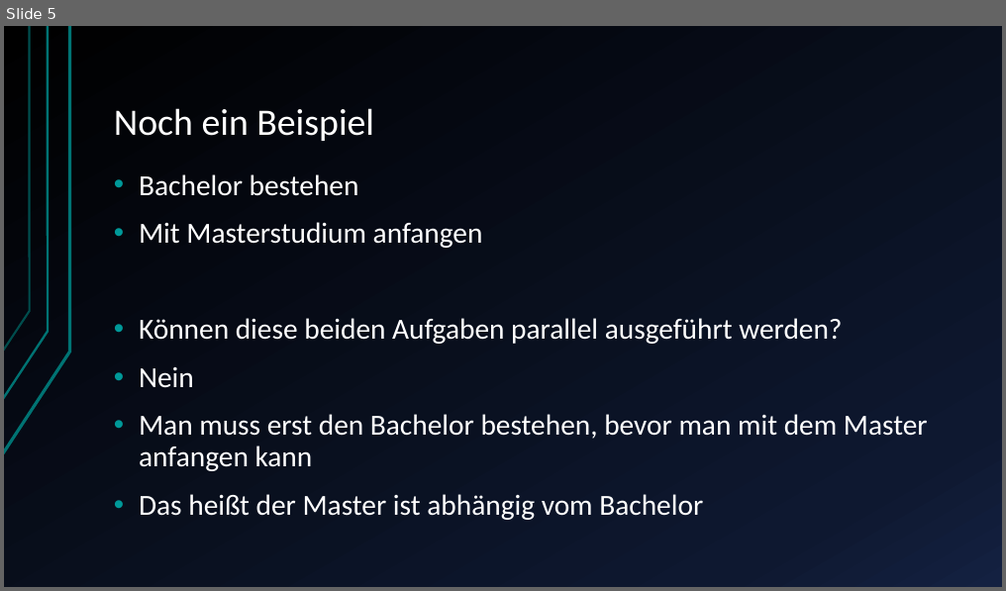
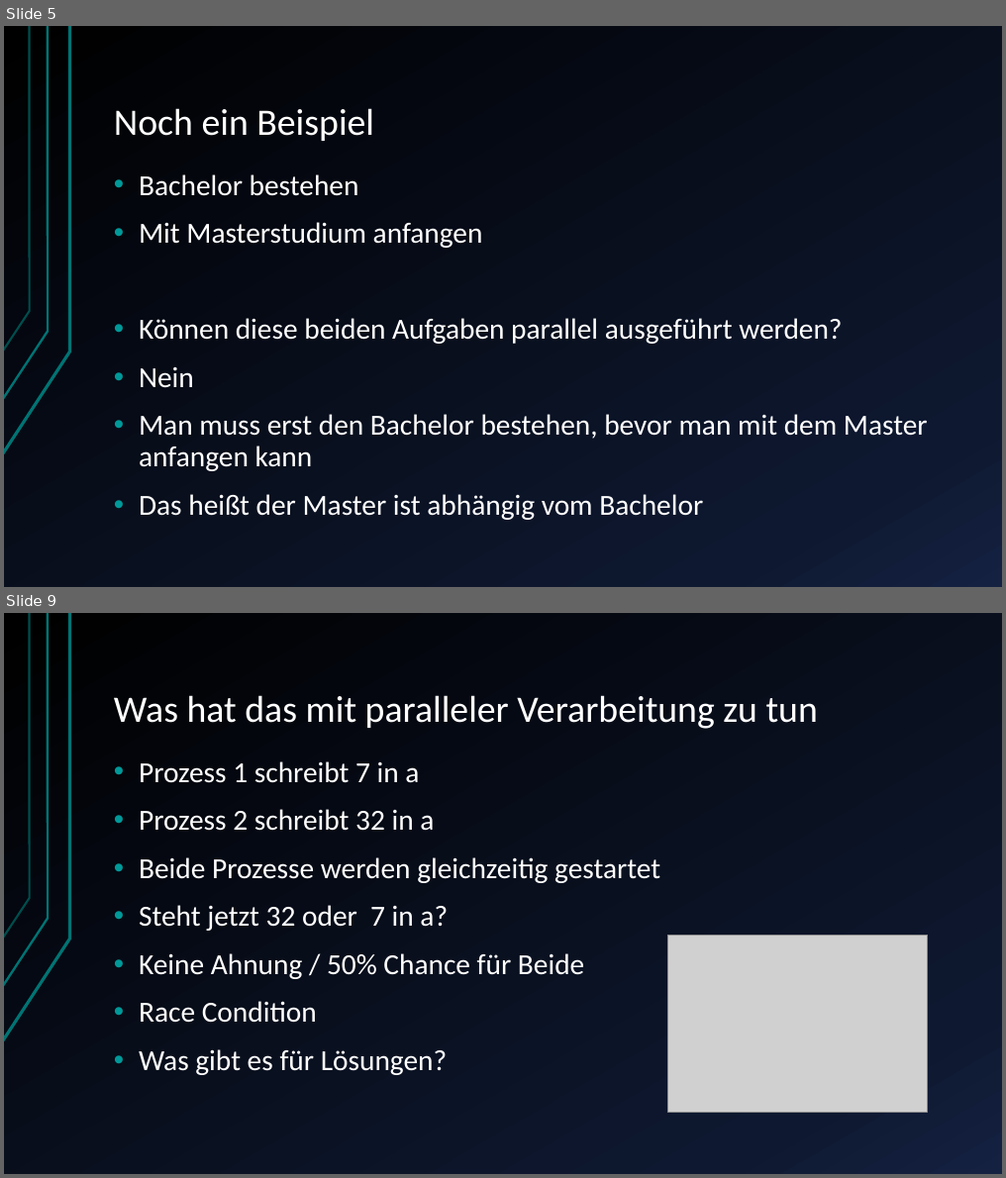
Before and after one commit to JuSteif/Parallelisierung, a slide deck: Ausblick Parallelisierung von Prozessen.pptx. Shown one above the other, each under a label of ours: slide 5 before the commit, slides 5 and 9 after it; the slides between them are not shown. The pictures are 1006x591 and 1006x1178 pixels, drawn with LibreOffice and Linux fonts; fonts in the diff are those of the drawing; grey boxes stand for pictures. Boxes give left, top, right and bottom in pixels: in the first picture for what was removed or moved away, otherwise in the second. Text is boxed around its words. In the diff, an @@ line names an element or a change of style, - is before the commit and + after.

```diff
--- a/Ausblick Parallelisierung von Prozessen.pptx
+++ b/Ausblick Parallelisierung von Prozessen.pptx
@@ slide 9 added at bbox=[4, 613, 1002, 1174], background gradient #000000 to #0F1931 to #142242; not listed: 3 template elements that a slide beside it also shows @@
@@ title added at bbox=[114, 695, 818, 729], 36 pt, text #FFFFFF @@
+Was hat das mit paralleler Verarbeitung zu tun
@@ text added at bbox=[139, 761, 660, 1075], 28 pt, text #FFFFFF @@
+• Prozess 1 schreibt 7 in a
+• Prozess 2 schreibt 32 in a
+• Beide Prozesse werden gleichzeitig gestartet
+• Steht jetzt 32 oder 7 in a?
+• Keine Ahnung / 50% Chance für Beide
+• Race Condition
+• Was gibt es für Lösungen?
@@ picture added at bbox=[668, 935, 928, 1112] @@
```
Also in this commit, not shown: 7 other slides added.
